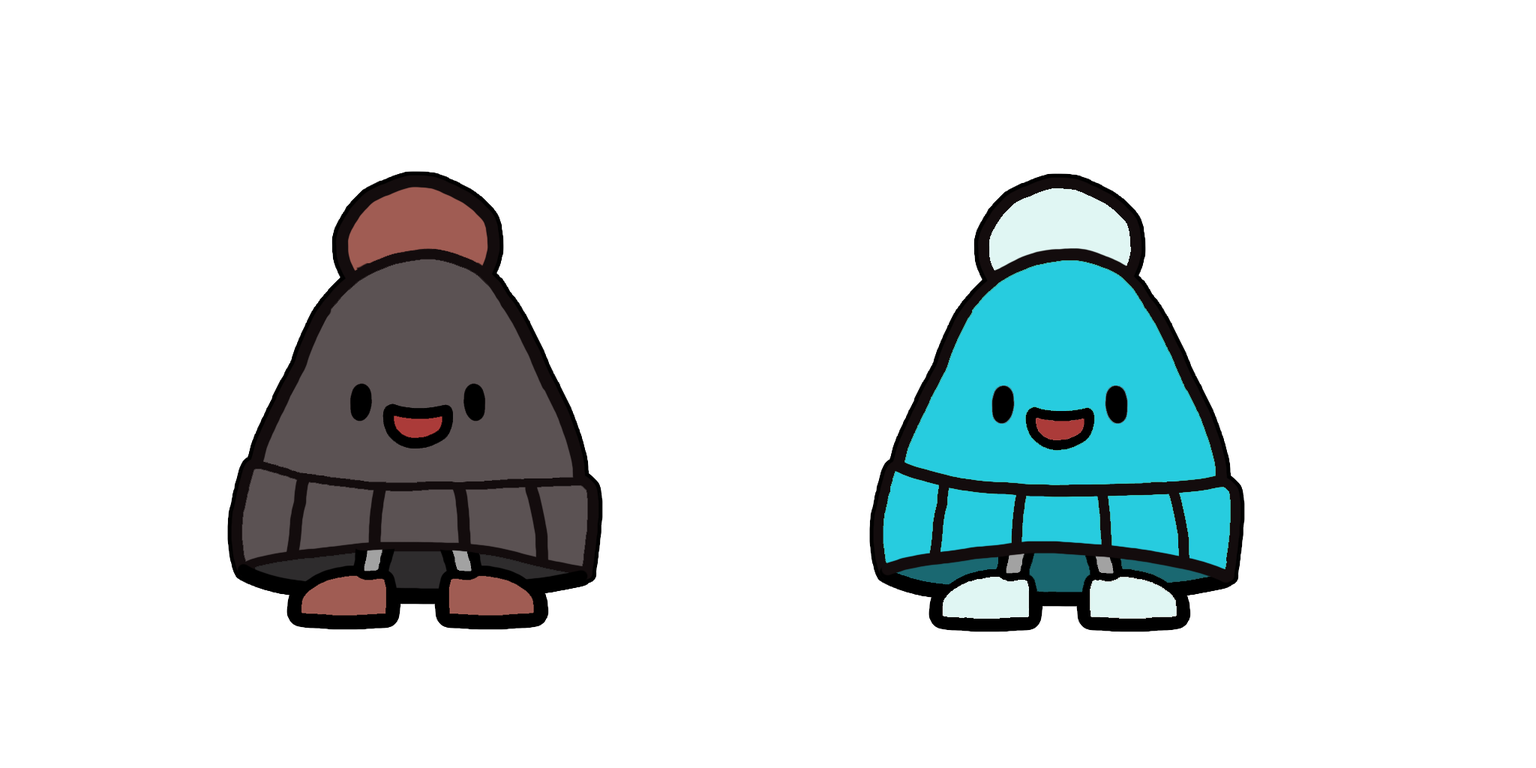
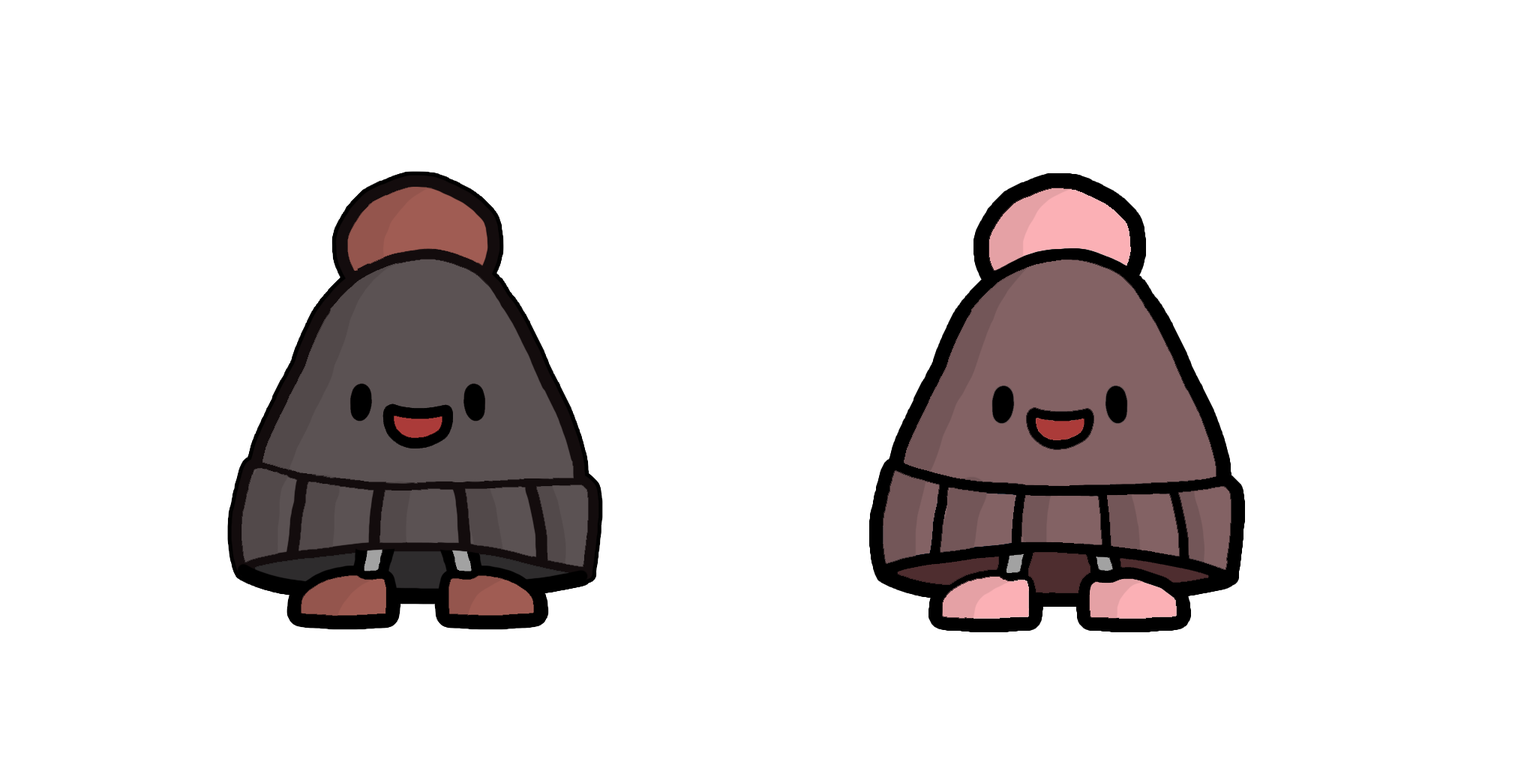
Layer changes from the first (1536, 768) image to the second:
painted on "Calque 5" over [872, 176, 1242, 629]
painted on "Calque 4" over [241, 186, 589, 616]
